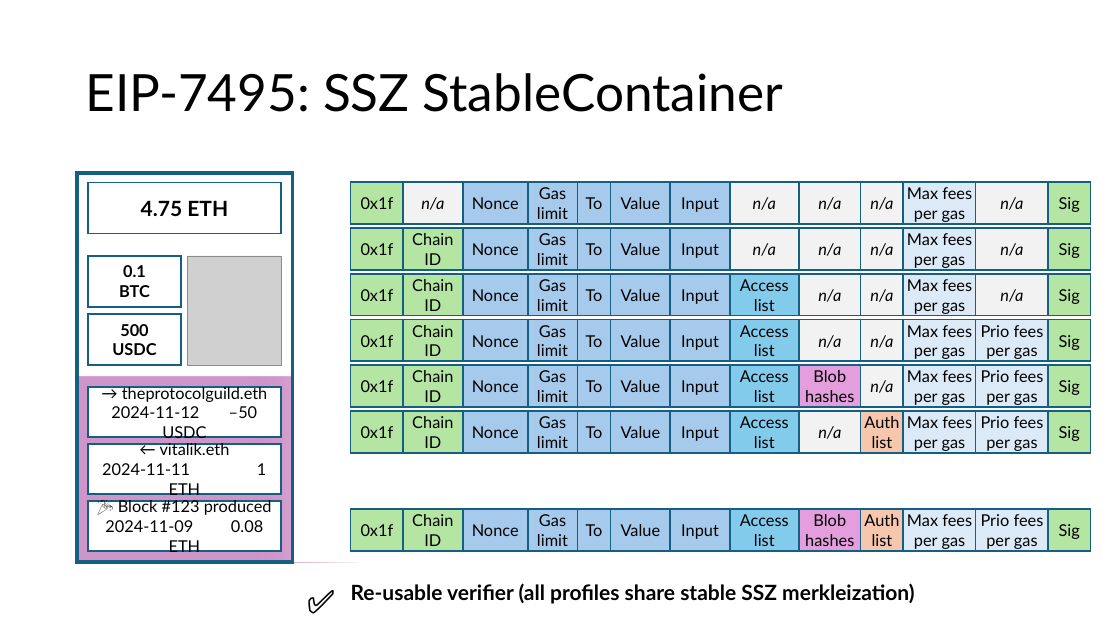
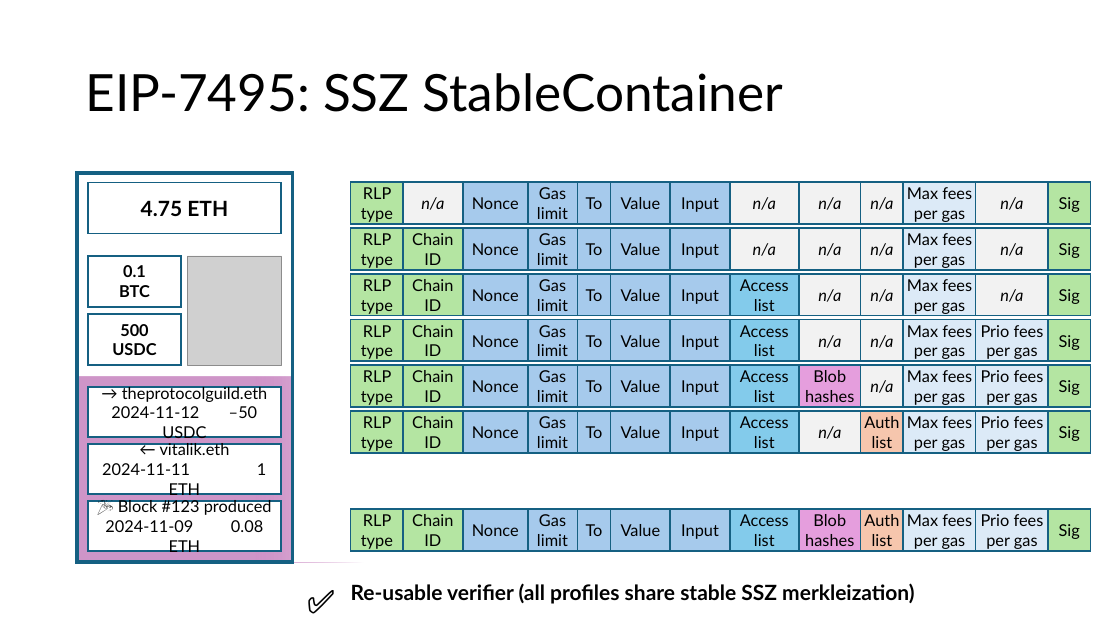
Before and after one commit to etan-status/purified-web3, a slide deck: slide 25 of slides.pptx. Drawn at 1120x630 pixels with LibreOffice and Linux fonts; fonts in the diff are those of the drawing; grey boxes stand for pictures. Boxes give left, top, right and bottom in pixels: in the first picture for what was removed or moved away, otherwise in the second. Text is boxed around its words. In the diff, an @@ line names an element or a change of style, - is before the commit and + after.

Commit message:
Update slides: Add EIP-6493 and fix RLP type field

```diff
--- a/slides.pptx
+++ b/slides.pptx
@@ text in rectangle at bbox=[361, 187, 393, 222]: text changed @@
-0x1f
+RLP type
@@ text in rectangle at bbox=[361, 233, 393, 268]: text changed @@
-0x1f
+RLP type
@@ text in rectangle at bbox=[361, 279, 393, 314]: text changed @@
-0x1f
+RLP type
@@ text in rectangle at bbox=[361, 325, 393, 361]: text changed @@
-0x1f
+RLP type
@@ text in rectangle at bbox=[361, 370, 393, 405]: text changed @@
-0x1f
+RLP type
@@ text in rectangle at bbox=[361, 416, 393, 451]: text changed @@
-0x1f
+RLP type
@@ text in rectangle at bbox=[361, 514, 393, 549]: text changed @@
-0x1f
+RLP type
```
Also in this commit, not shown: 1 other slide changed, 1 slide added, 1 other file.
